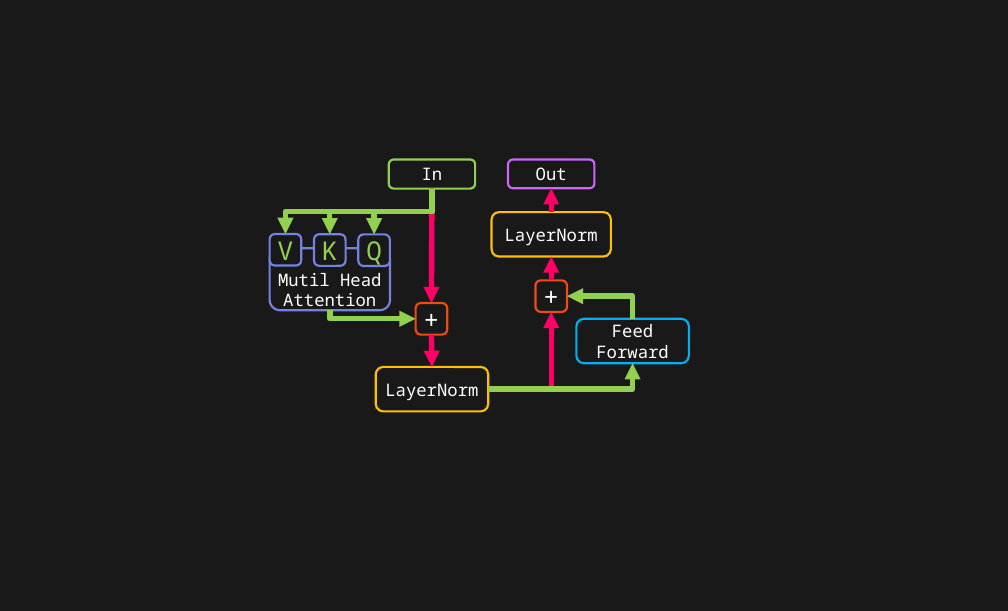
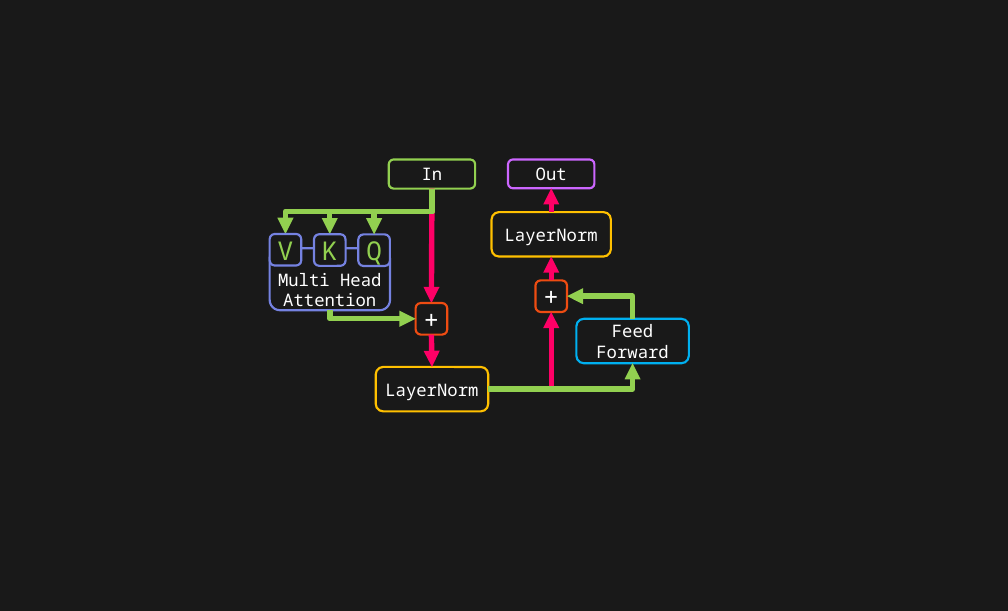
Before and after one commit to toonnyy8/PPT, a slide deck: slide 16 of Attention-is-all-you-need/image.pptx. Drawn at 1008x611 pixels with LibreOffice and Linux fonts; fonts in the diff are those of the drawing. Boxes give left, top, right and bottom in pixels: in the first picture for what was removed or moved away, otherwise in the second. Text is boxed around its words. In the diff, an @@ line names an element or a change of style, - is before the commit and + after.

```diff
--- a/Attention-is-all-you-need/image.pptx
+++ b/Attention-is-all-you-need/image.pptx
@@ text in rounded rectangle at (278, 273, 381, 311): text changed @@
-Mutil Head Attention
+Multi Head Attention
```
Also in this commit, not shown: 1 other slide changed, 3 slides added, 6 other files.
